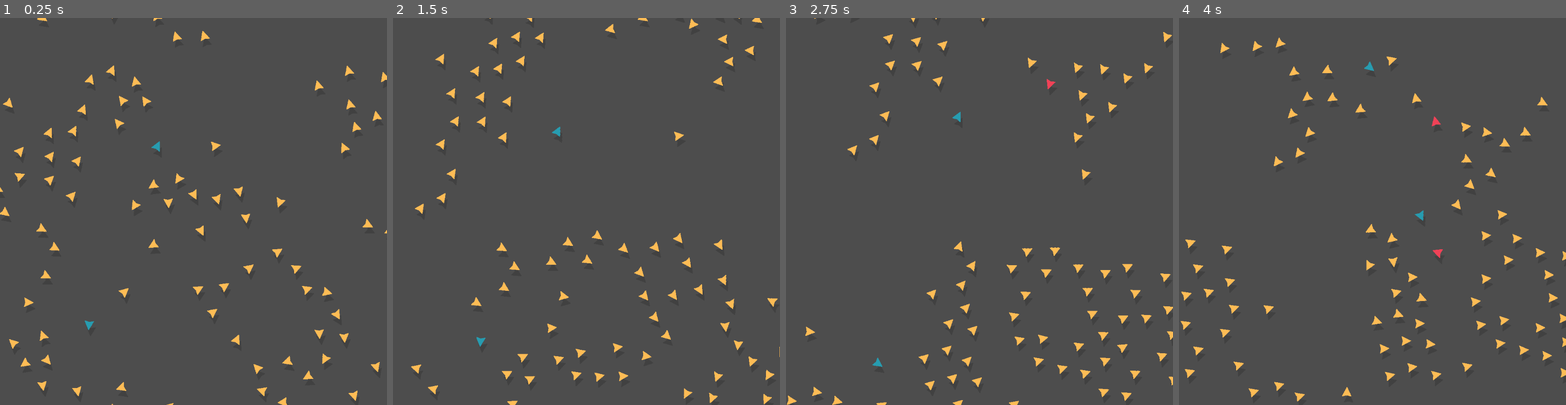
Above: before the commit, frames 1-4 (left to right).
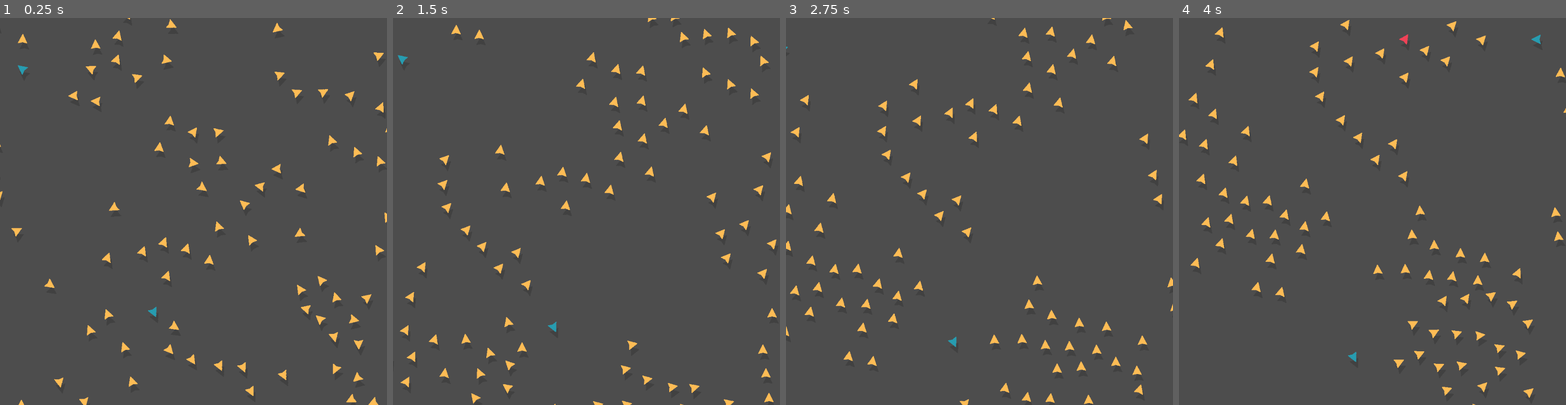
Above: after the commit, the same moments.

Repository: stefanhacks/goids
Game: Godot game, scene res://scenes/main.tscn
Two runs of this game, one before a commit and one after it. Both use one fixed random seed, a clock stepped at 60 frames per second and the inputs below. The project has no main scene, so this scene is started directly.
Inputs:
- Up to frame 1 (0.25 s): no input
- Up to frame 2 (1.5 s): no input
- Up to frame 3 (2.75 s): no input
- Up to frame 4 (4 s): no input

The runs differ from the first frame. In frame 1, 4.6% of the frame differs, in the area x 0-100%, y 0-100%; in frame 2, 4.6%; in frame 3, 4.6%; in frame 4, 4.9%.

Commit message:
Edge cases and respawning Boids.

Diff:
--- a/scenes/components/boid.gd
+++ b/scenes/components/boid.gd
@@ -25,6 +25,8 @@
 		targeted = value
 		speed = Constants.BOID_FLEEING_SPEED if value == true else Constants.BOID_SPEED
 
+signal got_eaten
+
 
 func _ready() -> void:
 	if testing == true:
@@ -45,7 +47,7 @@
 
 	direction = (direction + separation + alignment + cohesion).normalized()
 
-	_track()
+	track()
 	_update_direction_line()
 	_move(delta)
 	_wrap_around()
@@ -133,15 +135,15 @@
 		position.y -= active_area.y
 
 
-func get_eaten() -> void:
-	splat_emitter.modulate = body_root.modulate
-	splat_emitter.emitting = true
-	body_root.visible = false
-	shadow_root.visible = false
-	splat_emitter.finished.connect(func(): queue_free())
+func _update_direction_line(point_to = direction) -> void:
+	if show_direction_line == true:
+		direction_line.modulate = body_root.modulate
+		direction_line.points[1] = point_to * 100
+
+	direction_line.visible = show_direction_line
 
 
-func _track() -> void:
+func track() -> void:
 	if tracking:
 		body_root.modulate = tracking_color
 	elif targeted:
@@ -150,9 +152,14 @@
 		body_root.modulate = normal_color
 
 
-func _update_direction_line(point_to = direction) -> void:
-	if show_direction_line == true:
-		direction_line.modulate = body_root.modulate
-		direction_line.points[1] = point_to * 100
+func get_eaten() -> void:
+	got_eaten.emit()
+	splat()
+	splat_emitter.finished.connect(func(): queue_free())
+	body_root.visible = false
+	shadow_root.visible = false
 
-	direction_line.visible = show_direction_line
+
+func splat() -> void:
+	splat_emitter.modulate = body_root.modulate
+	splat_emitter.emitting = true
--- a/scenes/components/boids_manager.gd
+++ b/scenes/components/boids_manager.gd
@@ -9,18 +9,33 @@
 
 func _ready() -> void:
 	for i in range(boid_count):
-		var predator = (i + 1) % 40 == 0
+		var boid = _make_boid((i + 1) % 40 == 0)
+		add_child(boid)
+		boid.got_eaten.connect(_timer_to_respawn)
 
-		var boid = BOID.instantiate() if predator == false else PREDATOR_BOID.instantiate()
-		var rand_position = Vector2(
-			target_area.x * randf(),
-			target_area.y * randf(),
-		)
 
-		boids.append(boid)
-		boid.boids = boids
-		boid.active_area = target_area
-		boid.position = rand_position
-		boid.name = "Boid%s" % i
+func _make_boid(predator: bool) -> Boid:
+	var boid = BOID.instantiate() if predator == false else PREDATOR_BOID.instantiate()
+	var rand_position = Vector2(
+		target_area.x * randf(),
+		target_area.y * randf(),
+	)
 
-		add_child(boid)
+	boids.append(boid)
+	boid.boids = boids
+	boid.active_area = target_area
+	boid.position = rand_position
+
+	return boid
+
+
+func _timer_to_respawn() -> void:
+	var respawn_delay = Constants.RESPAWN_AVERAGE_TIME * randf_range(0.5, 1.5)
+	get_tree().create_timer(respawn_delay).timeout.connect(_replace_eaten_boid)
+
+
+func _replace_eaten_boid() -> void:
+	var boid = _make_boid(false)
+	add_child(boid)
+	boid.track()
+	boid.splat()
--- a/scenes/components/predator_boid.gd
+++ b/scenes/components/predator_boid.gd
@@ -23,7 +23,7 @@
 	_handle_hunger(delta)
 	if (hunger == 0):
 		speed = Constants.PREDATOR_HUNTING_SPEED
-		direction = (direction + _seek()).normalized()
+		direction = (direction + _hunt()).normalized()
 
 	_track()
 	_update_direction_line()
@@ -45,9 +45,12 @@
 
 
 # Returns normalized vector pointing towards target if exists.
-func _seek() -> Vector2:
+func _hunt() -> Vector2:
 	if target == null:
 		var targets = boids.filter(func(boid): return boid is not PredatorBoid)
+		if targets.size() == 0:
+			return Vector2.ZERO
+
 		var target_index = randi_range(0, targets.size())
 		var size = targets.size()
 		target = boids[target_index]
--- a/scenes/tests/test_predator_boid.gd
+++ b/scenes/tests/test_predator_boid.gd
@@ -22,7 +22,7 @@
 func _physics_process(delta: float) -> void:
 	predator._handle_hunger(delta)
 	if predator.hunger == 0:
-		predator.direction = predator._seek()
+		predator.direction = predator._hunt()
 		predator.speed = Constants.PREDATOR_HUNTING_SPEED
 
 		if predator.tracking == true:
--- a/scenes/tests/test_predator_boid.tscn
+++ b/scenes/tests/test_predator_boid.tscn
@@ -14,16 +14,12 @@
 
 [node name="Boid2" parent="." instance=ExtResource("3_ciada")]
 position = Vector2(480, 480)
-tracking_color = Color(0.704559, 0.795972, 0.541092, 1)
 
 [node name="Boid3" parent="." instance=ExtResource("3_ciada")]
 position = Vector2(520, 520)
-tracking_color = Color(0.704559, 0.795972, 0.541092, 1)
 
 [node name="Boid4" parent="." instance=ExtResource("3_ciada")]
 position = Vector2(520, 480)
-tracking_color = Color(0.704559, 0.795972, 0.541092, 1)
 
 [node name="Boid5" parent="." instance=ExtResource("3_ciada")]
 position = Vector2(480, 520)
-tracking_color = Color(0.704559, 0.795972, 0.541092, 1)
--- a/scripts/constants.gd
+++ b/scripts/constants.gd
@@ -1,14 +1,16 @@
 class_name Constants
 
-const BOID_SPEED = 150
-const BOID_FLEEING_SPEED = 225
-const PREDATOR_SPEED = 35
-const PREDATOR_HUNTING_SPEED = 300
+const RESPAWN_AVERAGE_TIME = 2.0
 
-const SEPARATION_DISTANCE = 60
-const ALIGNMENT_DISTANCE = 100
-const COHESION_DISTANCE = 10
+const BOID_SPEED = 150.0
+const BOID_FLEEING_SPEED = 225.0
+const PREDATOR_SPEED = 35.0
+const PREDATOR_HUNTING_SPEED = 300.0
 
-const PREDATOR_MAX_HUNGER = 5
-const AVOID_PREDATOR_DISTANCE = 100
-const BITING_DISTANCE = 10
+const SEPARATION_DISTANCE = 60.0
+const ALIGNMENT_DISTANCE = 100.0
+const COHESION_DISTANCE = 10.0
+
+const PREDATOR_MAX_HUNGER = 5.0
+const AVOID_PREDATOR_DISTANCE = 100.0
+const BITING_DISTANCE = 10.0
